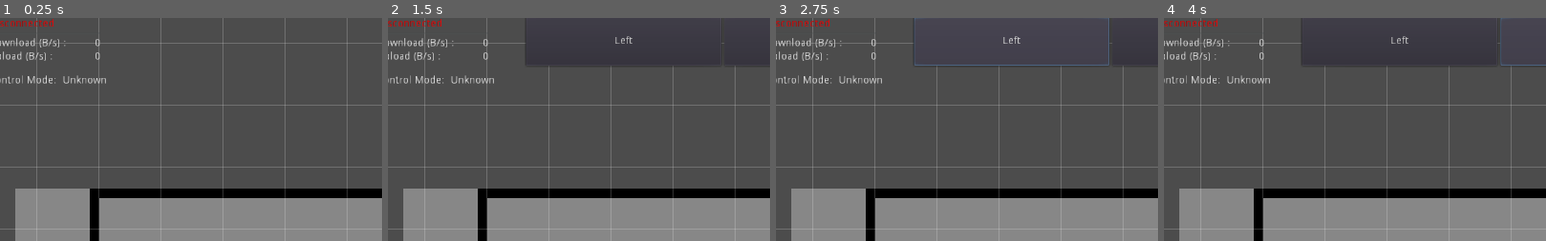
Above: before the commit, frames 1-4 (left to right).
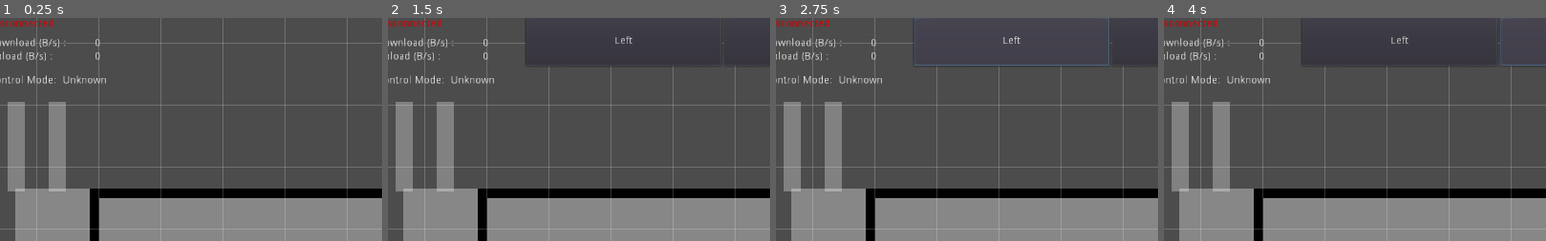
Above: after the commit, the same moments.

Repository: omuct-robotclub/nhk-2022-team-a-controller
Game: Godot game, scene res://scenes/main.tscn
Two runs of this game, one before a commit and one after it. Both use one fixed random seed, a clock stepped at 60 frames per second and the inputs below.
Inputs:
- Up to frame 1 (0.25 s): no input
- Up to frame 2 (1.5 s): click "Start" at 0.5 s; click "Launchers" at 1.25 s
- Up to frame 3 (2.75 s): click "Left" at 2 s
- Up to frame 4 (4 s): click "Right" at 2.75 s; click "Center" at 3.5 s
The pictures show only the part of the screen within x 4-54%, y 0-50%; the shares and areas given below are measured in that part.

The runs differ from the first frame. In frame 1, 3.6% of the frame differs, in the area x 2-18%, y 37-78%; in frame 2, 3.6%; in frame 3, 3.6%; in frame 4, 3.6%.

Commit message:
change launcher logic

Diff:
--- a/project.godot
+++ b/project.godot
@@ -103,6 +103,7 @@
 Globals="*res://scripts/globals.gd"
 robot="*res://scripts/robot.gd"
 field="*res://scripts/field.gd"
+controller="*res://scripts/controller.gd"
 
 [display]
 
@@ -248,7 +249,7 @@
 "events": [ Object(InputEventJoypadButton,"resource_local_to_scene":false,"resource_name":"","device":-1,"button_index":4,"pressure":0.0,"pressed":false,"script":null)
  ]
 }
-look_at_mod={
+fire={
 "deadzone": 0.5,
 "events": [ Object(InputEventJoypadButton,"resource_local_to_scene":false,"resource_name":"","device":-1,"button_index":5,"pressure":0.0,"pressed":false,"script":null)
  ]
--- a/scenes/control_panel.tscn
+++ b/scenes/control_panel.tscn
@@ -1,11 +1,9 @@
-[gd_scene load_steps=9 format=2]
+[gd_scene load_steps=7 format=2]
 
 [ext_resource path="res://scripts/ui/bottom_panel_controller.gd" type="Script" id=1]
 [ext_resource path="res://images/expand_button.svg" type="Texture" id=2]
 [ext_resource path="res://scenes/loader_controller_panel.tscn" type="PackedScene" id=3]
 [ext_resource path="res://scripts/ui/scroll_tab_container.gd" type="Script" id=4]
-[ext_resource path="res://scenes/wheel_control_panel.tscn" type="PackedScene" id=5]
-[ext_resource path="res://scenes/rud_control_panel.tscn" type="PackedScene" id=6]
 
 [sub_resource type="Animation" id=1]
 resource_name = "OpenAnim"
@@ -98,7 +96,7 @@
 size_flags_stretch_ratio = 2.87
 
 [node name="Button" type="Button" parent="PanelContainer/MarginContainer/TabControlPanel/HBoxContainer/Tabs"]
-margin_right = 289.0
+margin_right = 877.0
 margin_bottom = 49.0
 focus_mode = 0
 size_flags_horizontal = 3
@@ -107,6 +105,7 @@
 flat = true
 
 [node name="Button2" type="Button" parent="PanelContainer/MarginContainer/TabControlPanel/HBoxContainer/Tabs"]
+visible = false
 margin_left = 293.0
 margin_right = 583.0
 margin_bottom = 49.0
@@ -116,7 +115,8 @@
 text = "Wheels"
 
 [node name="Button3" type="Button" parent="PanelContainer/MarginContainer/TabControlPanel/HBoxContainer/Tabs"]
-margin_left = 587.0
+visible = false
+margin_left = 440.0
 margin_right = 877.0
 margin_bottom = 49.0
 focus_mode = 0
@@ -159,11 +159,3 @@
 margin_top = 0.0
 margin_right = 1024.0
 margin_bottom = 551.0
-
-[node name="WheelControlPanel" parent="PanelContainer/MarginContainer/TabControlPanel/ScrollTabContainer" instance=ExtResource( 5 )]
-margin_left = 1124.0
-margin_right = 1124.0
-
-[node name="RudControlPanel" parent="PanelContainer/MarginContainer/TabControlPanel/ScrollTabContainer" instance=ExtResource( 6 )]
-margin_left = 2248.0
-margin_right = 2248.0
--- /dev/null
+++ b/scenes/launcher_selection_indicator.tscn
@@ -0,0 +1,31 @@
+[gd_scene load_steps=2 format=2]
+
+[ext_resource path="res://scripts/launcher_selection_indicator.gd" type="Script" id=1]
+
+[node name="LauncherSelectionIndicator" type="HBoxContainer"]
+margin_right = 104.0
+margin_bottom = 168.0
+mouse_filter = 2
+script = ExtResource( 1 )
+
+[node name="Left" type="ColorRect" parent="."]
+unique_name_in_owner = true
+margin_right = 32.0
+margin_bottom = 168.0
+mouse_filter = 2
+size_flags_horizontal = 3
+
+[node name="Spacer" type="Control" parent="."]
+margin_left = 36.0
+margin_right = 68.0
+margin_bottom = 168.0
+mouse_filter = 2
+size_flags_horizontal = 3
+
+[node name="Right" type="ColorRect" parent="."]
+unique_name_in_owner = true
+margin_left = 72.0
+margin_right = 104.0
+margin_bottom = 168.0
+mouse_filter = 2
+size_flags_horizontal = 3
--- a/scenes/main.tscn
+++ b/scenes/main.tscn
@@ -1,14 +1,10 @@
-[gd_scene load_steps=5 format=2]
+[gd_scene load_steps=4 format=2]
 
 [ext_resource path="res://scenes/visualization.tscn" type="PackedScene" id=1]
-[ext_resource path="res://scripts/controller.gd" type="Script" id=2]
 [ext_resource path="res://scenes/ui.tscn" type="PackedScene" id=3]
 [ext_resource path="res://scripts/auto_connect.gd" type="Script" id=4]
 
 [node name="Main" type="Node2D"]
-
-[node name="Controller" type="Node" parent="."]
-script = ExtResource( 2 )
 
 [node name="Visualization" parent="." instance=ExtResource( 1 )]
 
--- a/scenes/ui.tscn
+++ b/scenes/ui.tscn
@@ -9,6 +9,7 @@
 [ext_resource path="res://scripts/ui/control_mode_indicator.gd" type="Script" id=7]
 [ext_resource path="res://scripts/ui/position_indicator.gd" type="Script" id=8]
 [ext_resource path="res://scenes/simple_timer.tscn" type="PackedScene" id=9]
+[ext_resource path="res://scenes/launcher_selection_indicator.tscn" type="PackedScene" id=10]
 
 [sub_resource type="InputEventAction" id=1]
 action = "toggle_deploy"
@@ -77,6 +78,16 @@
 margin_bottom = 19.0
 text = "Unknown"
 
+[node name="LauncherSelectionIndicator" parent="." instance=ExtResource( 10 )]
+margin_left = 55.0
+margin_top = 113.0
+margin_right = 134.0
+margin_bottom = 234.0
+selected_alpha = 0.8
+unselected_alpha = 0.3
+ready_color = Color( 1, 1, 1, 1 )
+reloading_color = Color( 0.733333, 0.756863, 0, 1 )
+
 [node name="LauncherController" type="Control" parent="."]
 anchor_left = 1.0
 anchor_right = 1.0
--- a/scripts/controller.gd
+++ b/scripts/controller.gd
@@ -4,6 +4,10 @@
 export var angular_deadzone := 0.01
 export var twist_publish_rate := 30.0
 onready var _last_twist_publish_time := OS.get_ticks_msec()
+
+var _selected_launcher: int = -1
+
+signal launcher_selected()
 
 func _ready() -> void:
     pass
@@ -35,24 +39,24 @@
     if Input.is_action_just_pressed("step_turn_right"):
         robot.move_to(robot.position, robot.rotation - deg2rad(0.5))
 
-    if Input.is_action_pressed("reload_mod"):
-        if Input.is_action_just_pressed("fire_0"):
-            robot.get_loader(0).reload()
-        elif Input.is_action_just_pressed("fire_1"):
-            robot.get_loader(1).reload()
-        elif Input.is_action_just_pressed("fire_2"):
-            robot.get_loader(2).reload()
-    elif Input.is_action_pressed("look_at_mod"):
-        if Input.is_action_just_pressed("fire_0"):
-            pass
-        elif Input.is_action_just_pressed("fire_1"):
-            pass
-        elif Input.is_action_just_pressed("fire_2"):
-            pass
-    else:
-        if Input.is_action_just_pressed("fire_0"):
-            robot.get_launcher(0).launch()
-        elif Input.is_action_just_pressed("fire_1"):
-            robot.get_launcher(1).launch()
-        elif Input.is_action_just_pressed("fire_2"):
-            robot.get_launcher(2).launch()
+    if Input.is_action_just_pressed("fire_0"):
+        _selected_launcher = 0
+        emit_signal("launcher_selected")
+    elif Input.is_action_just_pressed("fire_1"):
+        _selected_launcher = 1
+        emit_signal("launcher_selected")
+    elif Input.is_action_just_pressed("fire_2"):
+        _selected_launcher = 2
+        emit_signal("launcher_selected")
+
+    if Input.is_action_just_pressed("reload_mod"):
+        if _selected_launcher != -1:
+            robot.get_loader(_selected_launcher).reload()
+
+    if Input.is_action_just_pressed("fire"):
+        if _selected_launcher != -1:
+            robot.get_launcher(_selected_launcher).launch()
+
+
+func get_selected_launcher() -> int:
+    return _selected_launcher
--- /dev/null
+++ b/scripts/launcher_selection_indicator.gd
@@ -0,0 +1,55 @@
+extends HBoxContainer
+
+
+export var selected_alpha := 1.0
+export var unselected_alpha := 0.5
+
+export var ready_color := Color.greenyellow
+export var reloading_color := Color.yellow
+
+onready var _left := $"%Left"
+onready var _right := $"%Right"
+
+
+func _ready() -> void:
+    var res := controller.connect("launcher_selected", self, "_on_launcher_selected")
+    res = res || robot.get_loader(0).connect("state_changed", self, "_on_loader_state_changed", [0])
+    res = res || robot.get_loader(2).connect("state_changed", self, "_on_loader_state_changed", [2])
+    assert(res == OK)
+    _update_alpha()
+
+func _on_loader_state_changed(idx: int) -> void:
+    var l = robot.get_loader(idx)
+    var cr: ColorRect
+    if idx == 0:
+        cr = _left
+    elif idx == 2:
+        cr = _right
+    else:
+        return
+
+    if l.get_is_ready():
+        cr.color.r = ready_color.r
+        cr.color.g = ready_color.g
+        cr.color.b = ready_color.b
+    else:
+        cr.color.r = reloading_color.r
+        cr.color.g = reloading_color.g
+        cr.color.b = reloading_color.b
+
+
+func _on_launcher_selected() -> void:
+    _update_alpha()
+
+func _update_alpha() -> void:
+    var sel := controller.get_selected_launcher()
+    match sel:
+        -1:
+            _left.color.a = unselected_alpha
+            _right.color.a = unselected_alpha
+        0:
+            _left.color.a = selected_alpha
+            _right.color.a = unselected_alpha
+        2:
+            _left.color.a = unselected_alpha
+            _right.color.a = selected_alpha
--- a/scripts/robot.gd
+++ b/scripts/robot.gd
@@ -158,8 +158,8 @@
     _launchers =  [Launcher.new(self, 0), Launcher.new(self, 1), Launcher.new(self, 2)]
     _loaders = [Loader.new(self, 0), Loader.new(self, 1), Loader.new(self, 2)]
     _drive_wheels = [DriveWheel.new(self, "dw0"), DriveWheel.new(self, "dw1"), DriveWheel.new(self, "dw2")]
-    _rud = RudController.new(self)
-    _pids = {"dw0":_drive_wheels[0].pid, "dw1":_drive_wheels[1].pid, "dw2":_drive_wheels[2].pid, "x": _rud.pid_x, "y": _rud.pid_y, "yaw": _rud.pid_yaw,}
+    # _rud = RudController.new(self)
+    # _pids = {"dw0":_drive_wheels[0].pid, "dw1":_drive_wheels[1].pid, "dw2":_drive_wheels[2].pid, "x": _rud.pid_x, "y": _rud.pid_y, "yaw": _rud.pid_yaw,}
 
 func _ready() -> void:
     var err := _enable_control.connect("value_updated", self, "_on_enable_control_updated")
Not shown: 1 places in scenes/ui.tscn that only renumber resources
